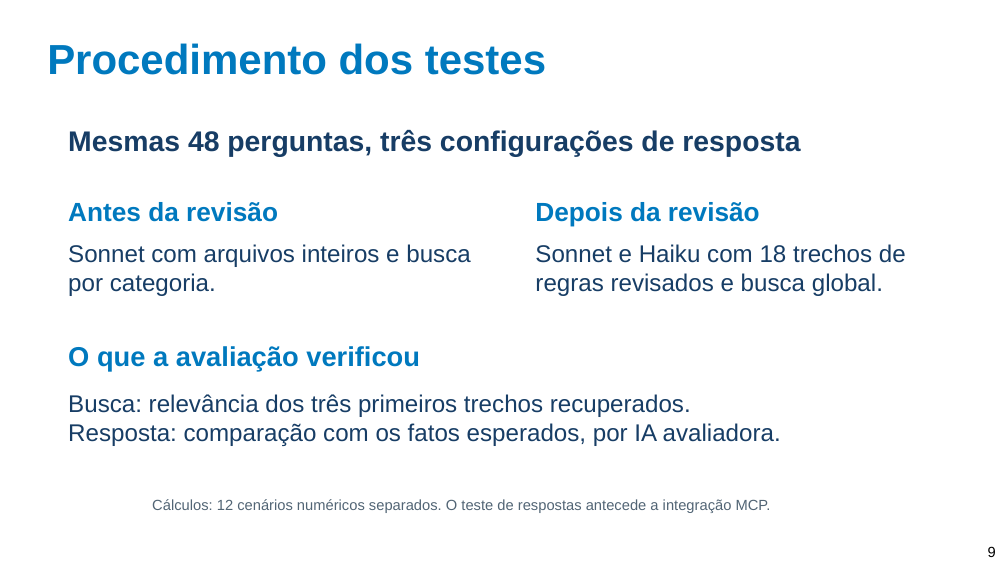
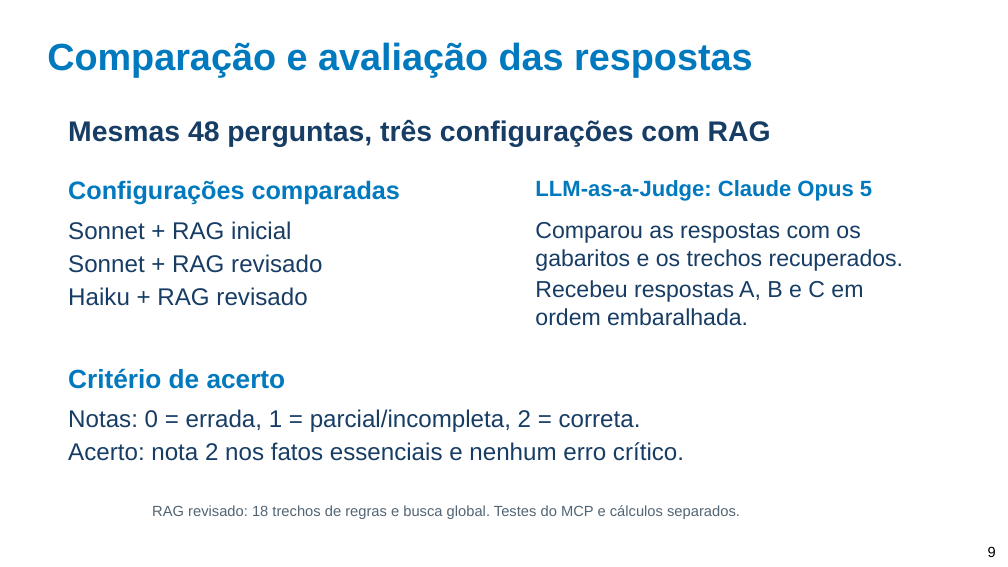
Before and after one commit to andreksp/BrazilianFinancialAssistant, a slide deck: slide 9 of Documentation/TCC/Revisao/Entrega_Final/Apresentacao_TCC_Andre_Khenaifes.pptx. Drawn at 1008x567 pixels with LibreOffice and Linux fonts; fonts in the diff are those of the drawing; background and template pictures are left out. Boxes give left, top, right and bottom in pixels: in the first picture for what was removed or moved away, otherwise in the second. Text is boxed around its words. In the diff, an @@ line names an element or a change of style, - is before the commit and + after.

```diff
--- a/Documentation/TCC/Revisao/Entrega_Final/Apresentacao_TCC_Andre_Khenaifes.pptx
+++ b/Documentation/TCC/Revisao/Entrega_Final/Apresentacao_TCC_Andre_Khenaifes.pptx
@@ text at [47, 42, 752, 77]: text changed; size 40 to 36 pt @@
-Procedimento dos testes
+Comparação e avaliação das respostas
@@ text at [68, 119, 771, 147]: text changed @@
-Mesmas 48 perguntas, três configurações de resposta
+Mesmas 48 perguntas, três configurações com RAG
@@ text at [68, 180, 400, 205]: text changed; size 25 to 24 pt @@
-Antes da revisão
+Configurações comparadas
@@ text at [535, 180, 872, 201]: text changed; size 25 to 21 pt @@
-Depois da revisão
+LLM-as-a-Judge: Claude Opus 5
@@ text at [68, 221, 322, 306]: text changed @@
-Sonnet com arquivos inteiros e busca por categoria.
+Sonnet + RAG inicial
+Sonnet + RAG revisado
+Haiku + RAG revisado
@@ text at [535, 222, 904, 326]: text changed; size 23 to 22 pt @@
-Sonnet e Haiku com 18 trechos de regras revisados e busca global.
+Comparou as respostas com os gabaritos e os trechos recuperados.
+Recebeu respostas A, B e C em ordem embaralhada.
@@ text at [68, 368, 286, 389]: text changed; size 26 to 25 pt @@
-O que a avaliação verificou
+Critério de acerto
@@ text at [68, 409, 684, 461]: text changed @@
-Busca: relevância dos três primeiros trechos recuperados.
-Resposta: comparação com os fatos esperados, por IA avaliadora.
+Notas: 0 = errada, 1 = parcial/incompleta, 2 = correta.
+Acerto: nota 2 nos fatos essenciais e nenhum erro crítico.
@@ text at [152, 505, 740, 519]: text changed @@
-Cálculos: 12 cenários numéricos separados. O teste de respostas antecede a integração MCP.
+RAG revisado: 18 trechos de regras e busca global. Testes do MCP e cálculos separados.
```
Also in this commit, not shown: 5 other slides changed, 2 slides added, 1 slide removed, 10 other files.
